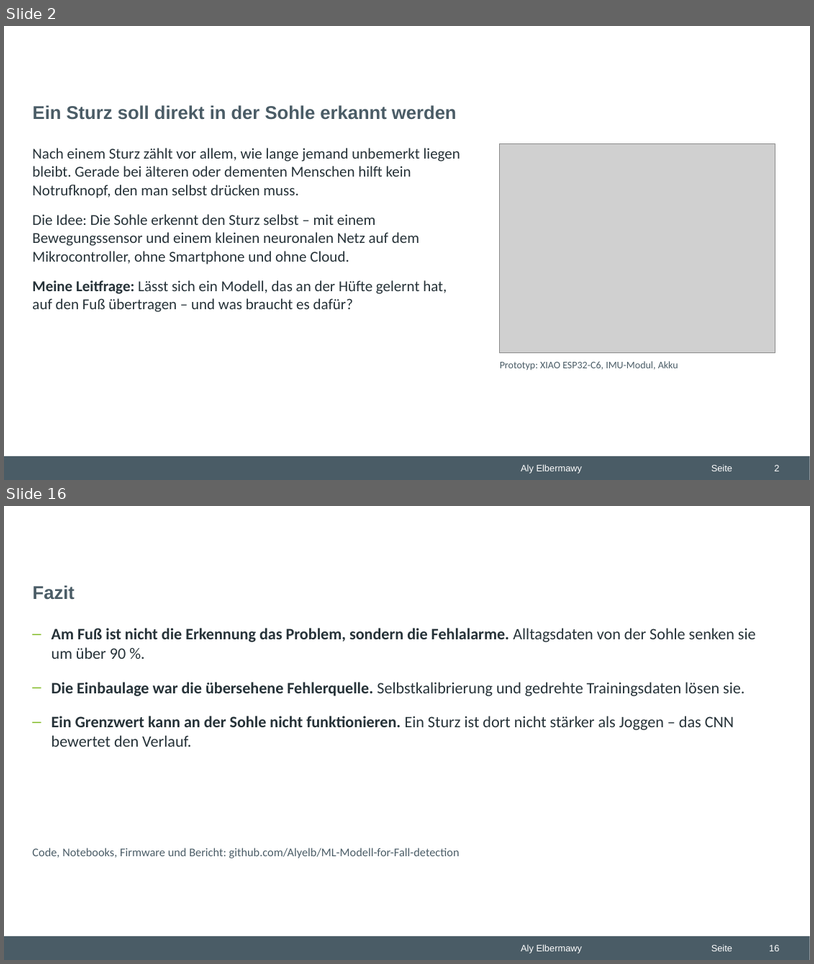
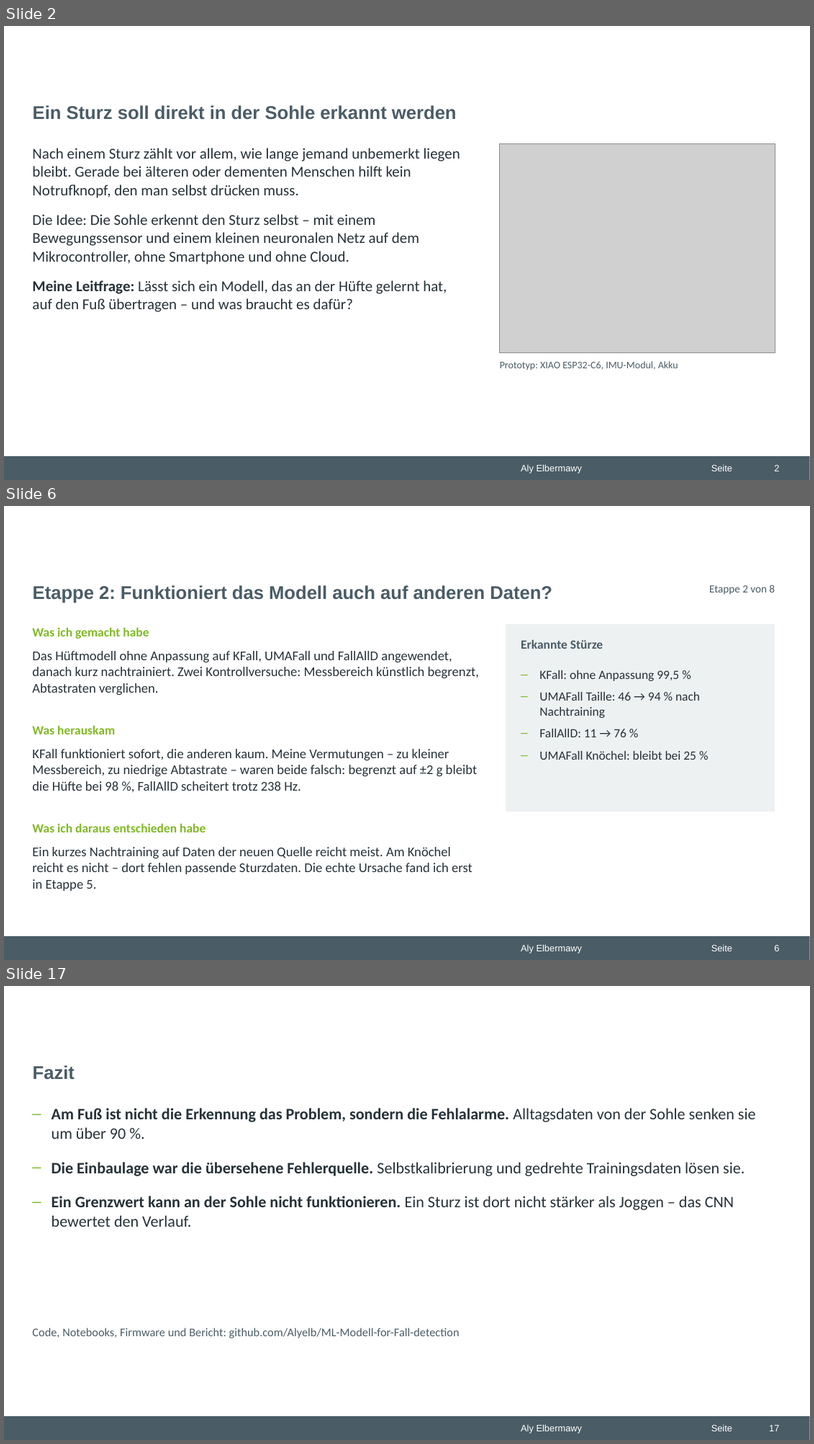
Before and after one commit to Alyelb/ML-Modell-for-Fall-detection, a slide deck: praesentation/2_Projekt_Sturzerkennung.pptx. Shown one above the other, each under a label of ours: slides 2 and 16 before the commit, slides 2, 6 and 17 after it; the slides between them are not shown. The pictures are 814x964 and 814x1444 pixels, drawn with LibreOffice and Linux fonts; fonts in the diff are those of the drawing; grey boxes stand for pictures; background and template pictures are left out. Boxes give left, top, right and bottom in pixels: in the first picture for what was removed or moved away, otherwise in the second. Text is boxed around its words. In the diff, an @@ line names an element or a change of style, - is before the commit and + after.

```diff
--- a/praesentation/2_Projekt_Sturzerkennung.pptx
+++ b/praesentation/2_Projekt_Sturzerkennung.pptx
@@ slide 6 added at bbox=[4, 506, 810, 960], background #FFFFFF; not listed: 3 template elements that a slide beside it also shows @@
@@ title added at bbox=[33, 585, 553, 603], 22 pt, text #4A5C66, bold @@
+Etappe 2: Funktioniert das Modell auch auf anderen Daten?
@@ text added at bbox=[710, 584, 775, 595], 13 pt, text #4A5C66 @@
+Etappe 2 von 8
@@ text added at bbox=[32, 627, 149, 638], 15 pt, text #80BA24, bold @@
+Was ich gemacht habe
@@ rectangle added at bbox=[506, 624, 775, 811], fill #EEF1F2 @@
@@ text added at bbox=[32, 651, 479, 695], 16 pt, text #263238 @@
+Das Hüftmodell ohne Anpassung auf KFall, UMAFall und FallAllD angewendet, danach kurz nachtrainiert. Zwei Kontrollversuche: Messbereich künstlich begrenzt, Abtastraten verglichen.
@@ text added at bbox=[521, 639, 603, 649], 15 pt, text #4A5C66, bold @@
+Erkannte Stürze
@@ text added at bbox=[540, 670, 700, 759], 15 pt, text #263238 @@
+– KFall: ohne Anpassung 99,5 %
+– UMAFall Taille: 46 → 94 % nach Nachtraining
+– FallAllD: 11 → 76 %
+– UMAFall Knöchel: bleibt bei 25 %
@@ text added at bbox=[32, 725, 115, 734], 15 pt, text #80BA24, bold @@
+Was herauskam
@@ text added at bbox=[32, 749, 477, 790], 16 pt, text #263238 @@
+KFall funktioniert sofort, die anderen kaum. Meine Vermutungen – zu kleiner Messbereich, zu niedrige Abtastrate – waren beide falsch: begrenzt auf ±2 g bleibt die Hüfte bei 98 %, FallAllD scheitert trotz 238 Hz.
@@ text added at bbox=[32, 823, 206, 832], 15 pt, text #80BA24, bold @@
+Was ich daraus entschieden habe
@@ text added at bbox=[32, 847, 473, 890], 16 pt, text #263238 @@
+Ein kurzes Nachtraining auf Daten der neuen Quelle reicht meist. Am Knöchel reicht es nicht – dort fehlen passende Sturzdaten. Die echte Ursache fand ich erst in Etappe 5.
@@ page number added at bbox=[774, 944, 779, 951], 11 pt, text #FFFFFF @@
+6
@@ what was slide 16 is now slide 17 @@
@@ page number at bbox=[769, 1424, 779, 1431]: text changed @@
-16
+17
```
Also in this commit, not shown: 3 slides changed, 10 other slides added, 10 slides removed, 3 other files.
